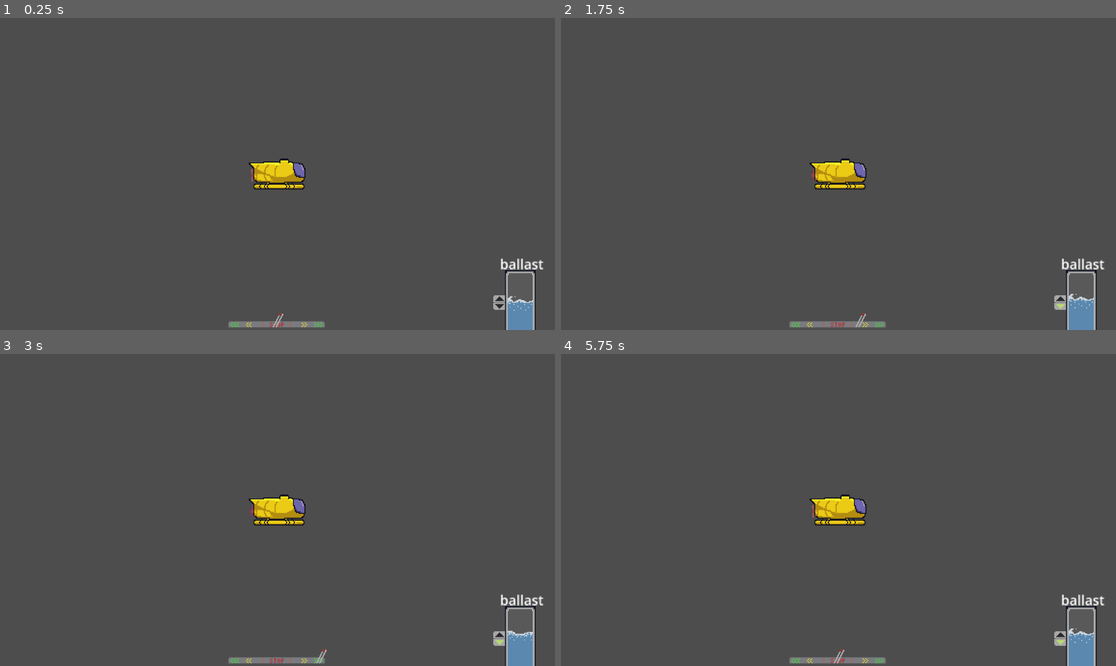
Above: before the commit, frames 1-4 (two rows, left to right).
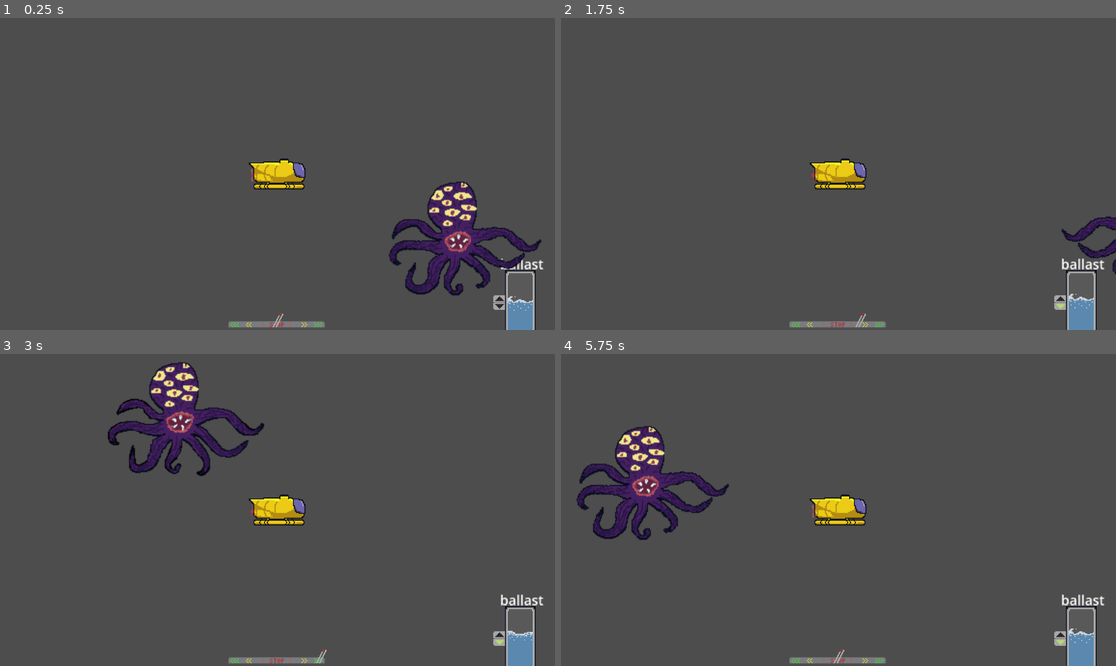
Above: after the commit, the same moments.

Repository: Miljunak/ld57
Game: Godot game, scene res://scenes/mj_playground_scene.tscn
Two runs of this game, one before a commit and one after it. Both use one fixed random seed, a clock stepped at 60 frames per second and the inputs below. This scene is started directly instead of the project's main scene.
Inputs:
- Up to frame 1 (0.25 s): no input
- Up to frame 2 (1.75 s): hold Right (ui_right) 0.53-1.28 s; tap Space (interact) at 0.6, 1.35 s; hold Down (ui_down) from 1.28 s (still down)
- Up to frame 3 (3 s): release Down (ui_down) at 2.03 s; hold Right (ui_right) 2.03-2.78 s; tap Space (interact) at 2.1, 2.85 s; hold Up (ui_up) from 2.78 s (still down)
- Up to frame 4 (5.75 s): release Up (ui_up) at 3.53 s; hold Left (ui_left) 3.53-5.03 s; tap Space (interact) at 3.6, 4.35, 5.1 s; hold Down (ui_down) from 5.03 s (still down)

The runs differ from the first frame. In frame 1, 4.0% of the frame differs, in the area x 70-98%, y 52-89%; in frame 2, 0.5%; in frame 3, 4.0%, in the area x 19-48%, y 2-40%; in frame 4, 4.0%.

Commit message:
Added initial health

Diff:
--- /dev/null
+++ b/ai/octopus.gd
@@ -0,0 +1,42 @@
+extends Node2D
+
+var max_speed = 400
+var acceleration_duration = 0.8
+var deceleration_duration = 0.5
+var swim_cycle_duration = acceleration_duration + deceleration_duration
+
+var swim_direction = Vector2(1, 0)
+var swim_timer = 0.0
+
+@onready var player = get_node("../Submariner")
+@onready var sprite = $AnimatedSprite2D
+
+func _ready():
+	sprite.play("swim")
+
+func _physics_process(delta: float) -> void:
+	var prev_cycle_time = fmod(swim_timer, swim_cycle_duration)
+	swim_timer += delta
+	var cycle_time = fmod(swim_timer, swim_cycle_duration)
+
+	if prev_cycle_time > cycle_time:
+		update_swim_direction()
+
+	var speed = 0.0
+	if cycle_time < acceleration_duration:
+		speed = max_speed * (cycle_time / acceleration_duration)
+	else:
+		speed = max_speed * (1.0 - ((cycle_time - acceleration_duration) / deceleration_duration))
+
+	position += swim_direction * speed * delta
+
+	check_player_collision()
+
+func update_swim_direction():
+	if player != null:
+		swim_direction = (player.position - position).normalized()
+		sprite.flip_h = swim_direction.x < 0
+
+func check_player_collision():
+	if player != null and position.distance_to(player.position) < 30:
+		player.apply_damage(25)
--- a/octopus/octopus.tscn
+++ b/ai/octopus.tscn
@@ -1,6 +1,6 @@
 [gd_scene load_steps=8 format=3 uid="uid://bojlp01kk8kij"]
 
-[ext_resource type="Script" uid="uid://c54jtmi2nbyyx" path="res://octopus/octopus.gd" id="1_4dj2o"]
+[ext_resource type="Script" uid="uid://c54jtmi2nbyyx" path="res://ai/octopus.gd" id="1_4dj2o"]
 [ext_resource type="Texture2D" uid="uid://d25ubmebtep8n" path="res://assets/octopus-Sheet.png" id="1_5s0kf"]
 
 [sub_resource type="CircleShape2D" id="CircleShape2D_22eyu"]
@@ -31,7 +31,7 @@
 "texture": SubResource("AtlasTexture_3xrof")
 }],
 "loop": true,
-"name": &"default",
+"name": &"swim",
 "speed": 6.0
 }]
 
@@ -46,4 +46,4 @@
 [node name="AnimatedSprite2D" type="AnimatedSprite2D" parent="."]
 position = Vector2(6, 0)
 sprite_frames = SubResource("SpriteFrames_nnwgy")
-frame_progress = 0.0535581
+animation = &"swim"
--- a/ai/shark.tscn
+++ b/ai/shark.tscn
@@ -2,6 +2,10 @@
 
 [ext_resource type="Texture2D" uid="uid://b8oqhwabd55jf" path="res://assets/Shark.png" id="1_1a6oh"]
 [ext_resource type="Script" uid="uid://ytrromj55eqq" path="res://ai/sharky.gd" id="1_tr148"]
+
+[sub_resource type="CapsuleShape2D" id="CapsuleShape2D_1a6oh"]
+radius = 6.0
+height = 26.0
 
 [sub_resource type="AtlasTexture" id="AtlasTexture_tr148"]
 atlas = ExtResource("1_1a6oh")
@@ -25,17 +29,8 @@
 "speed": 5.0
 }]
 
-[sub_resource type="CapsuleShape2D" id="CapsuleShape2D_1a6oh"]
-radius = 6.0
-height = 26.0
-
 [node name="sharky" type="Node2D"]
 script = ExtResource("1_tr148")
-
-[node name="AnimatedSprite2D" type="AnimatedSprite2D" parent="."]
-texture_filter = 1
-sprite_frames = SubResource("SpriteFrames_vhik6")
-frame_progress = 0.460639
 
 [node name="Area2D" type="Area2D" parent="."]
 
@@ -43,3 +38,8 @@
 position = Vector2(-3, 0)
 rotation = 1.5708
 shape = SubResource("CapsuleShape2D_1a6oh")
+
+[node name="AnimatedSprite2D" type="AnimatedSprite2D" parent="."]
+texture_filter = 1
+sprite_frames = SubResource("SpriteFrames_vhik6")
+frame_progress = 0.460639
--- a/ai/sharky.gd
+++ b/ai/sharky.gd
@@ -1,61 +1,29 @@
 extends Node2D
 
-
 var swimming_speed = 140
-var random_factor = 1  # How erratic the movement is
+var random_factor = 1
 var swim_timer = 0.0
-var swim_interval = .1  # Time interval to change direction (in seconds)
+var swim_interval = .1
 
 var swim_direction = Vector2()
+var target_position = Vector2()
 
-var target_position = Vector2()
 @onready
 var player =  get_node("../Submariner")
 
 func _ready():
-	# Initialize swim direction to something near the player on start
 	set_random_direction()
 
-#
-#func _physics_process(delta: float) -> void:
-	#target_position = player.position
-	#var direction_to_player = (target_position - position).normalized()
-	#var random_deviation = Vector2(randf_range(-random_factor, random_factor),randf_range(-random_factor, random_factor))
-	#swim_direction = (direction_to_player + random_deviation).normalized()
-	#position += swim_direction * swimming_speed * delta
 func _physics_process(delta: float) -> void:
 	swim_timer += delta
 
-	# Change swimming direction every 'swim_interval' seconds
 	if swim_timer >= swim_interval:
-		swim_timer = 0.0  # Reset timer
-		set_random_direction()  # Recalculate new random direction
-
-	# Move the swimmer in the new random direction
+		swim_timer = 0.0
+		set_random_direction()
 	position += swim_direction * swimming_speed * delta
 
-	# Move the character in the calculated direction
-	## Generate random movement factor for X and Y
-	#var random_x = randf_range(-random_factor, random_factor)
-	#var random_y = randf_range(-random_factor, random_factor)
-	#
-	## Apply erratic movement in swimming
-	#var direction = Vector2(random_x, random_y).normalized()
-	#position = direction * swimming_speed
-	## Apply movement based on random direction, scale by swimming speed
-	##move_and_slide()
-	#
-	## Optional: You can also add a small timer to periodically change the erratic pattern
-	#swim_timer += delta
-	#if swim_timer >= 1.0:  # Change direction every second
-		#swim_timer = 0.0
-		#random_factor = randf_range(5, 20)  # Adjust how wild the swimming can get
 func set_random_direction() -> void:
-	# Randomly pick a direction near the player
 	var random_deviation = Vector2(randf_range(-random_factor, random_factor), randf_range(-random_factor, random_factor))
-
-	# Make sure the direction is still relative to the player
 	var direction_to_player = (player.position - position).normalized()
 
-	# Create a random direction around the player
 	swim_direction = (direction_to_player + random_deviation).normalized()
--- a/octopus/octopus.gd
+++ /dev/null
@@ -1 +0,0 @@
-extends Node2D
--- a/scenes/mj_playground_scene.tscn
+++ b/scenes/mj_playground_scene.tscn
@@ -1,11 +1,15 @@
-[gd_scene load_steps=2 format=3 uid="uid://c5v7yfcrisik3"]
+[gd_scene load_steps=3 format=3 uid="uid://c5v7yfcrisik3"]
 
 [ext_resource type="PackedScene" uid="uid://dtn0he7lbljg0" path="res://submarine/Submarine.tscn" id="1_cdtuc"]
+[ext_resource type="PackedScene" uid="uid://bojlp01kk8kij" path="res://ai/octopus.tscn" id="2_4y04f"]
 
 [node name="MjPlaygroundScene" type="Node2D"]
 
-[node name="CharacterBody2D" parent="." instance=ExtResource("1_cdtuc")]
+[node name="Submariner" parent="." instance=ExtResource("1_cdtuc")]
 position = Vector2(-1, 0)
 WATER_RESISTANCE = 2
 
 [node name="Camera2D" type="Camera2D" parent="."]
+
+[node name="Octopus" parent="." instance=ExtResource("2_4y04f")]
+position = Vector2(166, 68)
--- a/submarine/submarine.gd
+++ b/submarine/submarine.gd
@@ -1,49 +1,57 @@
 extends CharacterBody2D
 class_name Submariner
 
+@export var SPEED = 70.0
+@export var WATER_RESISTANCE = 3
+@export var BUOYANCY_CHANGE_SPEED = 1
+@export var MIN_BUOYANCY = -150
+@export var MAX_BUOYANCY = 150
+@export var MAX_DESCENT = 150
+@export var MAX_PROPULSION = 9
+@export var PROPULSION_CHANGE_SPEED = 0.1
+@export var INPUT_THRESHOLD = 1
+@export var BUYANCY_CLAMP = 20
+@export var MAX_HEALTH = 100
+@export var BOUYANCY = 0
+@export var PROPULSION = 0.0
 
-@export
-var SPEED = 70.0
-
-@export
-var WATER_RESISTANCE = 3
-@export
-var BUOYANCY_CHANGE_SPEED = 1
-@export
-var MIN_BUOYANCY = -150
-@export
-var MAX_BUOYANCY = 150
-var buoyancy = 0
-var propulsion = 0.
-@export
-var MAX_PROPULSION = 9
-@export
-var PROPULSION_CHANGE_SPEED = 0.1
-@export
-var INPUT_THRESHOLD = 1
-@export
-var MAX_DESCENT = 150
-
+var health = MAX_HEALTH
 var engineUpgradeMaxSpeed = 1
 var throtelChangeSpeedBonus = 0
 
-const BUYANCY_CLAMP= 20
-const ui_control_eps = 1
+@onready var waterLevel = $Camera2D/Control/tank/waterLevel
+@onready var lever = $Camera2D/Control/lever
+@onready var sprite = $aSprite
+
+var is_immune = false
+var immunity_timer = 0.0
+const IMMUNITY_DURATION = 1.5
+var flicker_timer = 0.0
+const FLICKER_RATE = 0.1
+
+func _ready() -> void:
+	waterLevel.play("default")
 
 func _physics_process(delta: float) -> void:
+	update_immunity(delta)
+	update_flicker(delta)
+
 	var direction := Input.get_axis("ui_left", "ui_right")
 	if direction:
-		propulsion += direction * (PROPULSION_CHANGE_SPEED +throtelChangeSpeedBonus)
+		PROPULSION += direction * (PROPULSION_CHANGE_SPEED + throtelChangeSpeedBonus)
+
 	var clampedProp = clamp_propulsion()
-	set_lever_pos(propulsion)
-	velocity.x += ( (clampedProp* SPEED *engineUpgradeMaxSpeed) - (WATER_RESISTANCE*velocity.x)) * delta
+	set_lever_pos(PROPULSION)
+	velocity.x += ((clampedProp * SPEED * engineUpgradeMaxSpeed) - (WATER_RESISTANCE * velocity.x)) * delta
 
 	var verticalDirection := Input.get_axis("ui_up", "ui_down")
 	if verticalDirection:
-		buoyancy += verticalDirection  * BUOYANCY_CHANGE_SPEED
-	var clampedBoyancy = clamp_bouyancy(buoyancy)
-	set_boyancy_level(buoyancy)
-	velocity.y = min(max((((clampedBoyancy * 10) - (WATER_RESISTANCE*velocity.y))*delta + velocity.y),-MAX_DESCENT),MAX_DESCENT)
+		BOUYANCY += verticalDirection * BUOYANCY_CHANGE_SPEED
+
+	var clampedBoyancy = clamp_bouyancy()
+	set_boyancy_level(BOUYANCY)
+	velocity.y = min(max((((clampedBoyancy * 10) - (WATER_RESISTANCE * velocity.y)) * delta + velocity.y), -MAX_DESCENT), MAX_DESCENT)
+
 	if clampedBoyancy < -BUYANCY_CLAMP:
 		$Camera2D/Control/direction.play("up")
 	elif clampedBoyancy > BUYANCY_CLAMP:
@@ -52,48 +60,50 @@
 		$Camera2D/Control/direction.play("neutral")
 
 	if clampedProp != 0:
-		$aSprite.flip_h  = clampedProp < 0
+		$aSprite.flip_h = clampedProp < 0
 		$aSprite.play("running")
 	else:
 		$aSprite.play("idle")
-	print(buoyancy,", ", clampedBoyancy)
 
 	move_and_slide()
 
-@onready
-var waterLevel = $Camera2D/Control/tank/waterLevel
 func set_boyancy_level(boya):
-	waterLevel.offset.y = - boya * 0.1
+	waterLevel.offset.y = -boya * 0.1
 
-func _ready() -> void:
-	waterLevel.play("default")
+func clamp_propulsion() -> float:
+	PROPULSION = clamp(PROPULSION, -MAX_PROPULSION, MAX_PROPULSION)
+	return 0.0 if abs(PROPULSION) < INPUT_THRESHOLD else PROPULSION
 
-func clamp_propulsion():
-	var local_prop = propulsion
-	if propulsion > MAX_PROPULSION:
-		local_prop = MAX_PROPULSION
-		propulsion = MAX_PROPULSION
-	if propulsion < -MAX_PROPULSION:
-		propulsion = -MAX_PROPULSION
-		local_prop = -MAX_PROPULSION
-	if propulsion < INPUT_THRESHOLD and propulsion > -INPUT_THRESHOLD:
-		local_prop = 0
-	return local_prop
-
-func clamp_bouyancy(_buoyancy: float) -> float:
-	#clamp low bouyances so that u can float in place
-	if _buoyancy < BUYANCY_CLAMP and _buoyancy > -BUYANCY_CLAMP:
-		return 0
-	buoyancy = max(min(_buoyancy, MAX_BUOYANCY),MIN_BUOYANCY)
-	return buoyancy
-
-@onready
-var lever = $Camera2D/Control/lever
-#func _process(delta: float) -> void:
-	#lever.offset.x = propulsion * 10
+func clamp_bouyancy() -> float:
+	var clamped_bouyancy = clamp(BOUYANCY, MIN_BUOYANCY, MAX_BUOYANCY)
+	return 0.0 if abs(BOUYANCY) < BUYANCY_CLAMP else clamped_bouyancy
 
 func set_lever_pos(prop):
 	lever.offset.x = prop * 10
 
 func control_throtel():
 	pass
+
+func apply_damage(amount: int) -> void:
+	if is_immune:
+		return
+	health -= amount
+	health = clamp(health, 0, MAX_HEALTH)
+	print(health)
+	is_immune = true
+	immunity_timer = IMMUNITY_DURATION
+	flicker_timer = 0.0
+
+func update_immunity(delta: float) -> void:
+	if is_immune:
+		immunity_timer -= delta
+		if immunity_timer <= 0.0:
+			is_immune = false
+			sprite.modulate.a = 1
+
+func update_flicker(delta: float) -> void:
+	if is_immune:
+		flicker_timer += delta
+		if flicker_timer >= FLICKER_RATE:
+			sprite.modulate.a = 1 if sprite.modulate.a == 0 else 0
+			flicker_timer = 0
Renamed: octopus/octopus.gd.uid -> ai/octopus.gd.uid
Binary file added: assets/hurt_submariner.png
